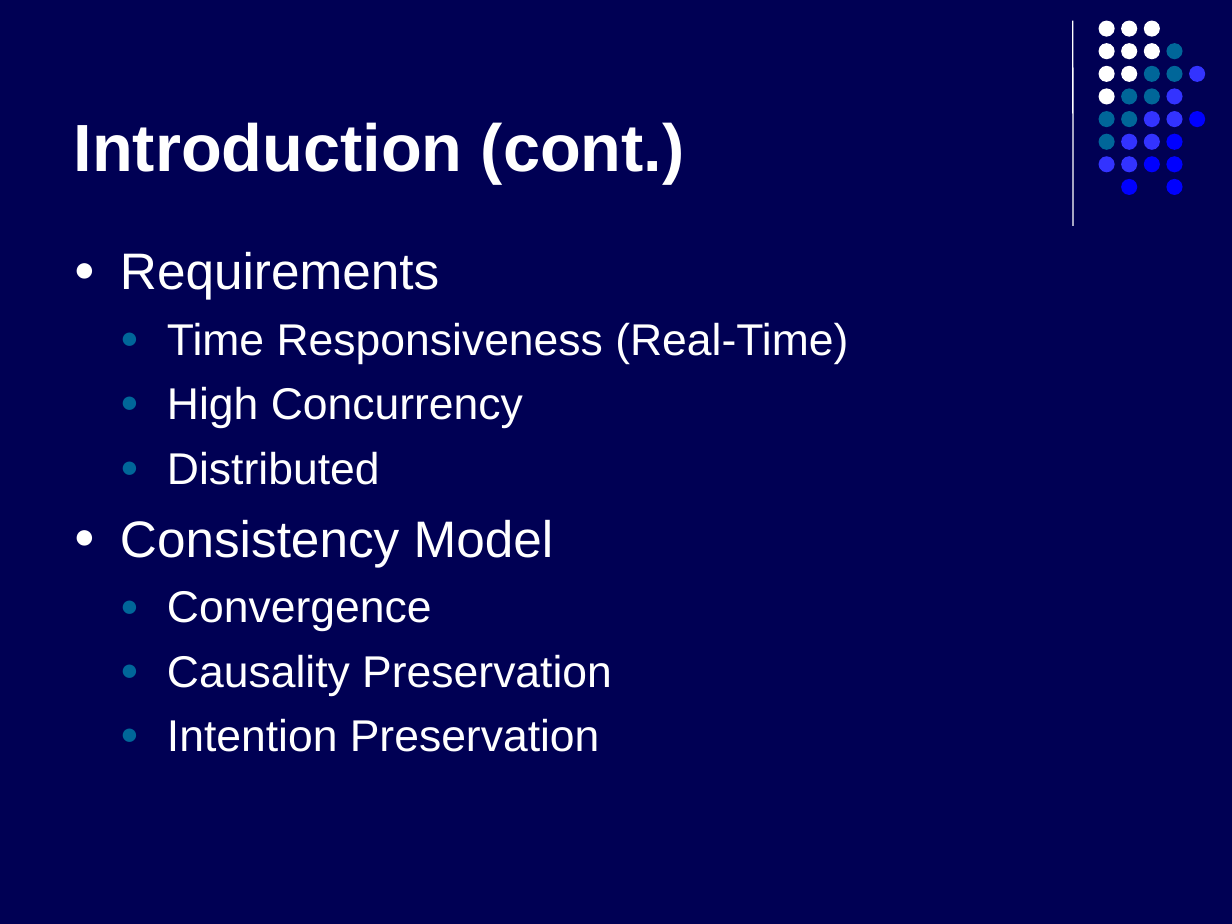
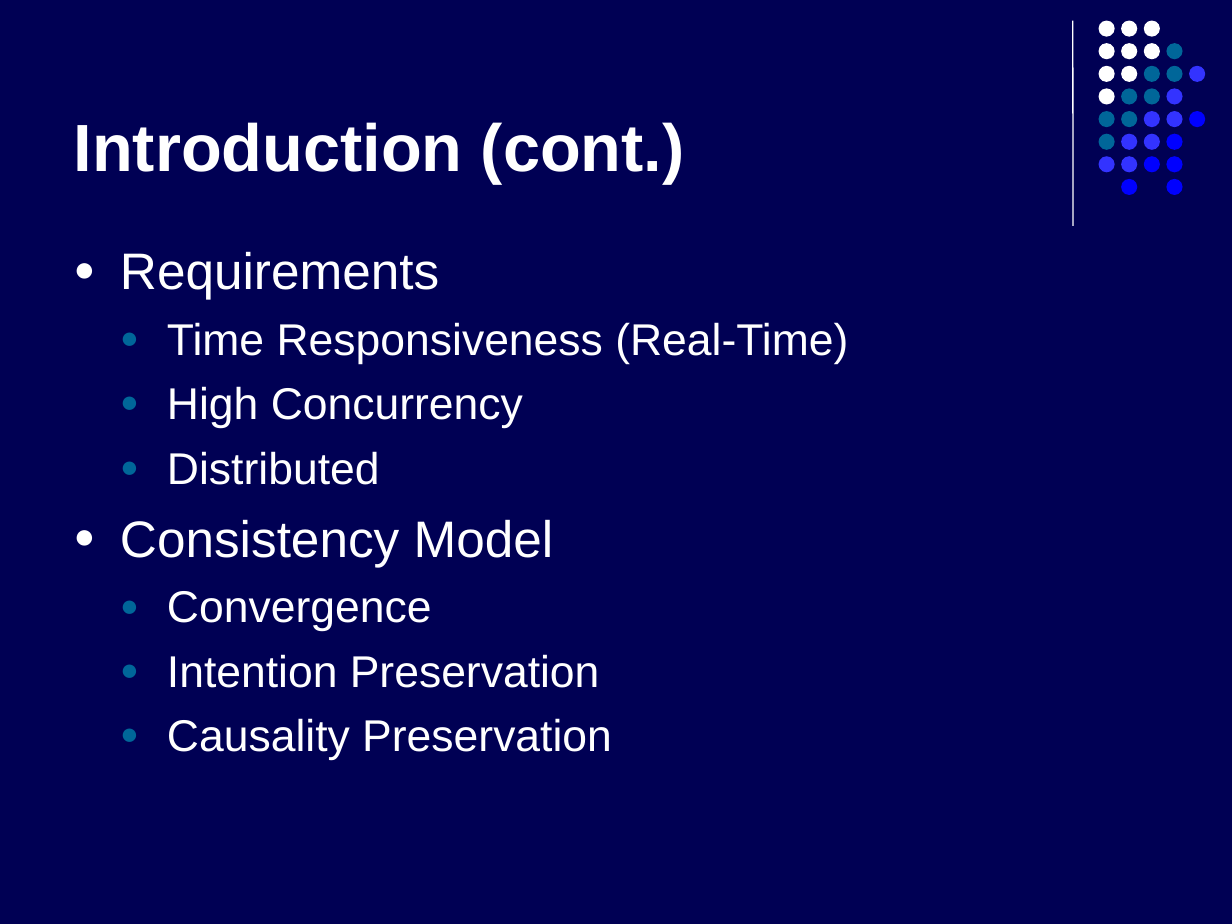
Before and after one commit to kyanha/ace, a slide deck: slide 6 of ace/trunk/doc/presentation/presentation.ppt. Drawn at 1232x924 pixels with LibreOffice and Linux fonts; fonts in the diff are those of the drawing. Boxes give left, top, right and bottom in pixels: in the first picture for what was removed or moved away, otherwise in the second. Text is boxed around its words. In the diff, an @@ line names an element or a change of style, - is before the commit and + after.

Commit message:
update.

```diff
--- a/ace/trunk/doc/presentation/presentation.ppt
+++ b/ace/trunk/doc/presentation/presentation.ppt
@@ text at [167, 654, 600, 688]: paragraph added @@
+  ● Intention Preservation
@@ text at [167, 718, 600, 752]: paragraph removed @@
-  ● Intention Preservation
```
Also in this commit, not shown: 4 other slides changed, 1 slide added, 4 slides removed.
